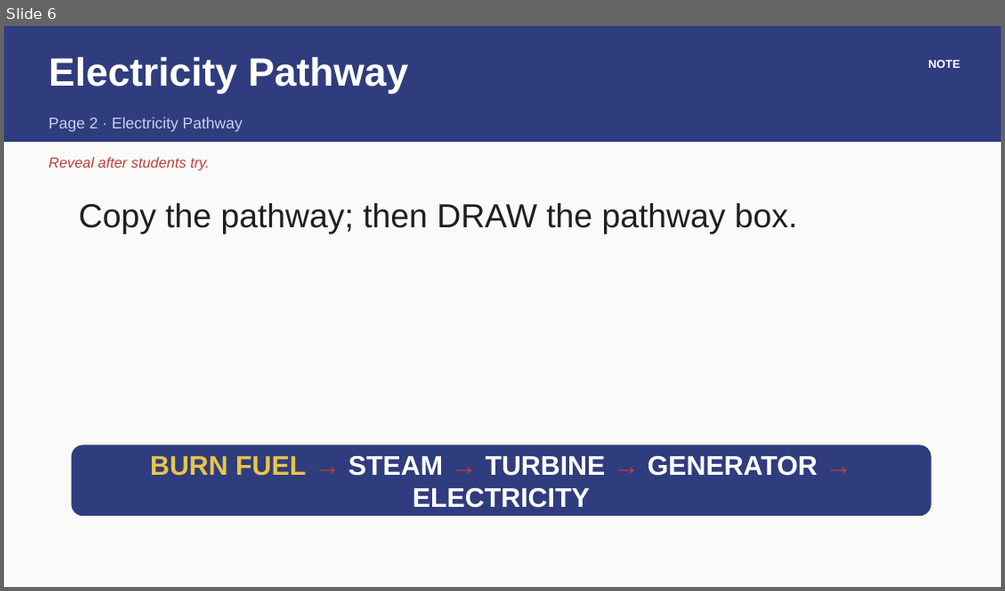
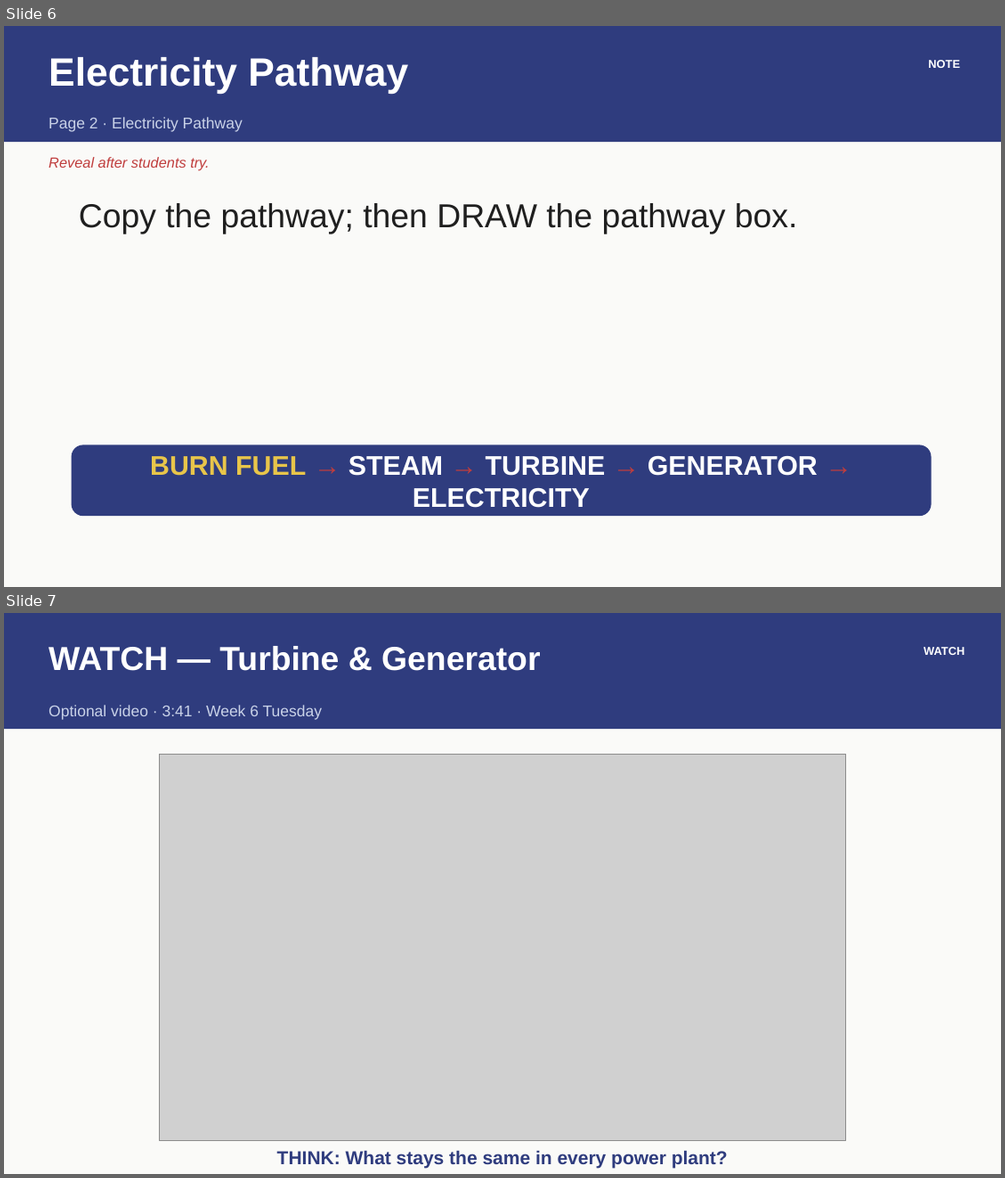
Before and after one commit to owenreagan-cyber/grade-4-energy-transfer-transformation, a slide deck: production/slides/03-u2-ch3-slides.pptx. Shown one above the other, each under a label of ours: slide 6 before the commit, slides 6 and 7 after it. The pictures are 1005x591 and 1005x1178 pixels, drawn with LibreOffice and Linux fonts; fonts in the diff are those of the drawing; grey boxes stand for pictures. Boxes give left, top, right and bottom in pixels: in the first picture for what was removed or moved away, otherwise in the second. Text is boxed around its words. In the diff, an @@ line names an element or a change of style, - is before the commit and + after.

```diff
--- a/production/slides/03-u2-ch3-slides.pptx
+++ b/production/slides/03-u2-ch3-slides.pptx
@@ slide 7 added at <box>4,613,1001,1174</box>, background #FFFFFF @@
@@ rectangle added at <box>4,613,1001,1174</box>, fill #FAFAF8 @@
@@ rectangle added at <box>4,613,1001,729</box>, fill #2F3C7E @@
@@ text added at <box>48,646,540,671</box>, 32 pt, text #FFFFFF, bold @@
+WATCH — Turbine & Generator
@@ text added at <box>915,648,924,649</box>, 15 pt, text #C9D2E8 @@
+7
@@ text added at <box>923,647,964,655</box>, 11 pt, text #FFFFFF, bold @@
+WATCH
@@ text added at <box>48,705,322,720</box>, 15 pt, text #C9D2E8 @@
+Optional video · 3:41 · Week 6 Tuesday
@@ picture added at <box>159,754,846,1140</box> @@
@@ text added at <box>277,1150,728,1167</box>, 18 pt, text #2F3C7E, bold @@
+THINK: What stays the same in every power plant?
```
Also in this commit, not shown: 6 other files.
